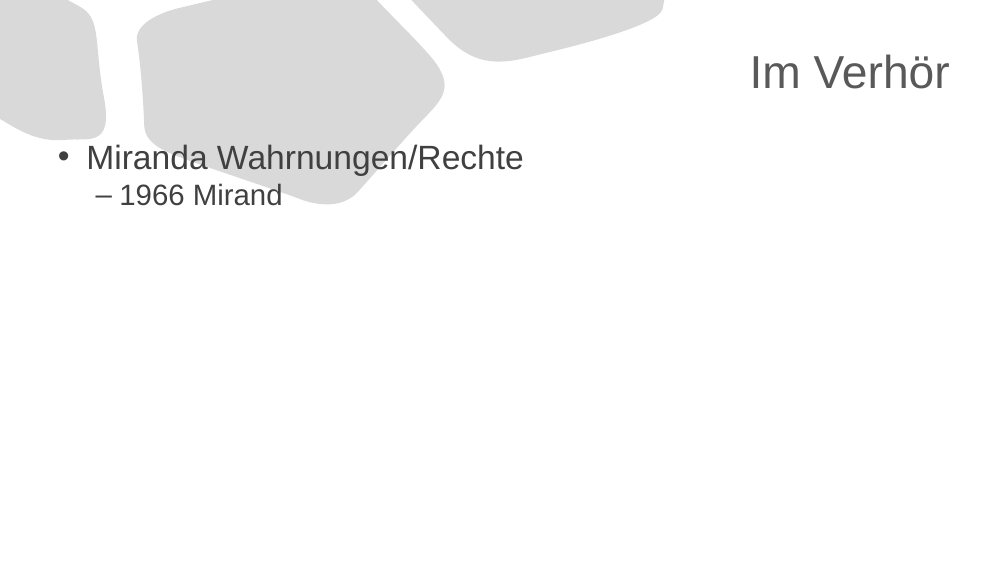
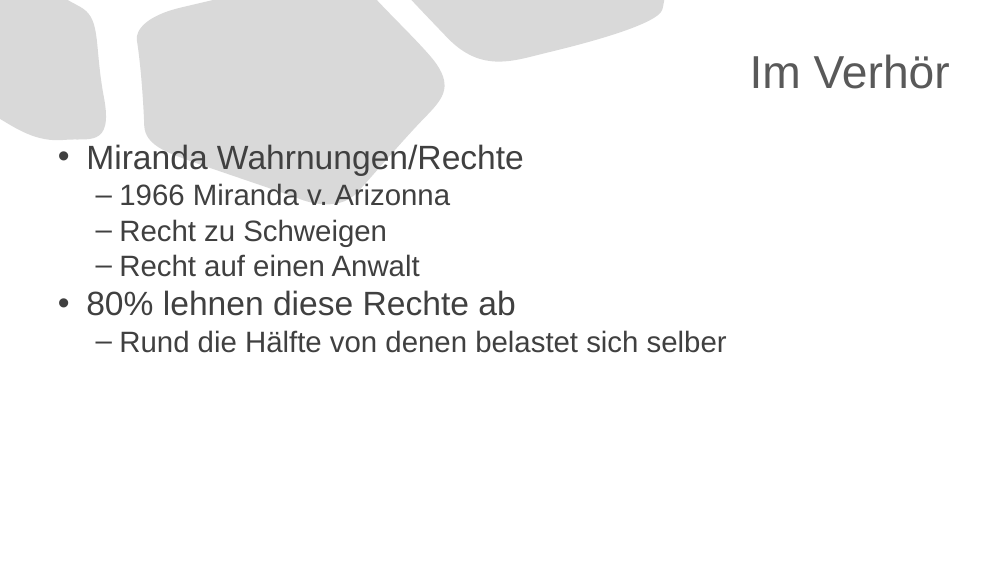
Before and after one commit to MAA28/Abi, a slide deck: slide 4 of Seminarfach/Präsentation.pptx. Drawn at 1008x567 pixels with LibreOffice and Linux fonts; fonts in the diff are those of the drawing. Boxes give left, top, right and bottom in pixels: in the first picture for what was removed or moved away, otherwise in the second. Text is boxed around its words. In the diff, an @@ line names an element or a change of style, - is before the commit and + after.

Commit message:
vault backup: 2022-10-09 15:09:25

```diff
--- a/Seminarfach/Präsentation.pptx
+++ b/Seminarfach/Präsentation.pptx
@@ text at (x1=86, y1=183, x2=727, y2=353): text changed @@
-  – 1966 Mirand
+  – 1966 Miranda v. Arizonna
+  – Recht zu Schweigen
+  – Recht auf einen Anwalt
+• 80% lehnen diese Rechte ab
+  – Rund die Hälfte von denen belastet sich selber
```
